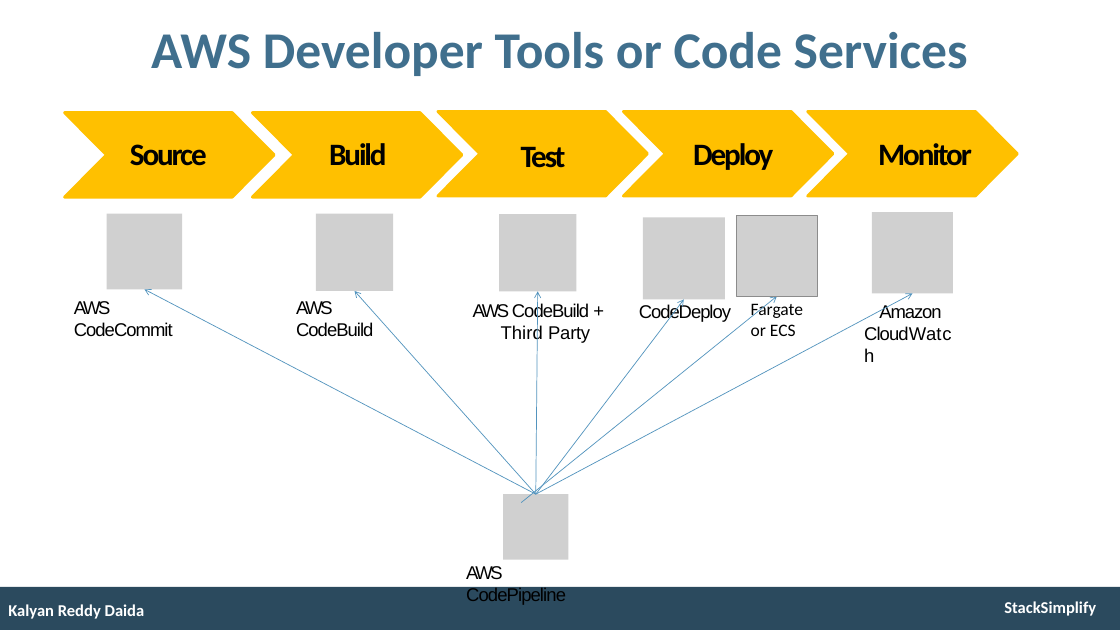
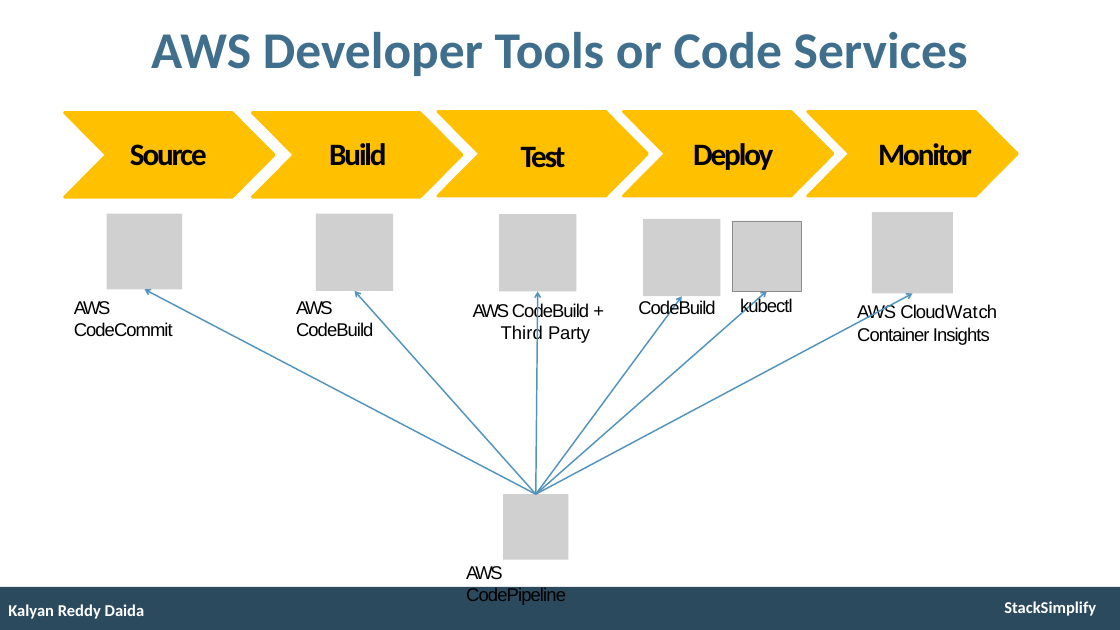
Before and after one commit to talvionyx/aws-eks-kubernetes-masterclass, a slide deck: slide 125 of presentation/AWS-Fargate-and-EKS-Masterclass.pptx (slide 130 before the commit). Drawn at 1120x630 pixels with LibreOffice and Linux fonts; fonts in the diff are those of the drawing; grey boxes stand for pictures. Boxes give left, top, right and bottom in pixels: in the first picture for what was removed or moved away, otherwise in the second. Text is boxed around its words. In the diff, an @@ line names an element or a change of style, - is before the commit and + after.

```diff
--- a/presentation/AWS-Fargate-and-EKS-Masterclass.pptx
+++ b/presentation/AWS-Fargate-and-EKS-Masterclass.pptx
@@ picture resized from (x1=643, y1=218, x2=724, y2=300) to (x1=643, y1=219, x2=720, y2=296) @@
@@ picture resized from (x1=736, y1=215, x2=818, y2=296) to (x1=733, y1=221, x2=801, y2=291) @@
@@ arrow (536, 494) - (144, 289): stroke #5394BE 0.75 pt to #5394BE 1.5 pt @@
@@ arrow (536, 494) - (354, 291): stroke #5394BE 0.75 pt to #5394BE 1.5 pt @@
@@ arrow (536, 494) - (538, 291): stroke #5394BE 0.75 pt to #5394BE 1.5 pt @@
@@ arrow (536, 494) - (913, 293): stroke #5394BE 0.75 pt to #5394BE 1.5 pt @@
@@ arrow moved from (536, 494) - (684, 300) to (536, 494) - (682, 296) @@
@@ arrow (536, 494) - (682, 296): stroke #5394BE 0.75 pt to #5394BE 1.5 pt @@
@@ arrow moved from (522, 503) - (777, 296) to (536, 494) - (767, 291) @@
@@ arrow (536, 494) - (767, 291): stroke #5394BE 0.75 pt to #5394BE 1.5 pt @@
@@ text added at (x1=740, y1=298, x2=793, y2=315), 19 pt, text #000000 @@
+kubectl
@@ text added at (x1=638, y1=300, x2=715, y2=319), 19 pt, text #000000 @@
+CodeBuild
@@ text removed at (x1=639, y1=303, x2=731, y2=322) @@
-CodeDeploy
@@ text removed at (x1=751, y1=300, x2=803, y2=336) @@
-Fargate
-or ECS
@@ text at (x1=857, y1=303, x2=997, y2=345): text changed @@
-Amazon CloudWatch
+AWS CloudWatch
+Container Insights
```
Also in this commit, not shown: 9 other slides changed, 5 slides added, 41 slides removed, 1 other file.
